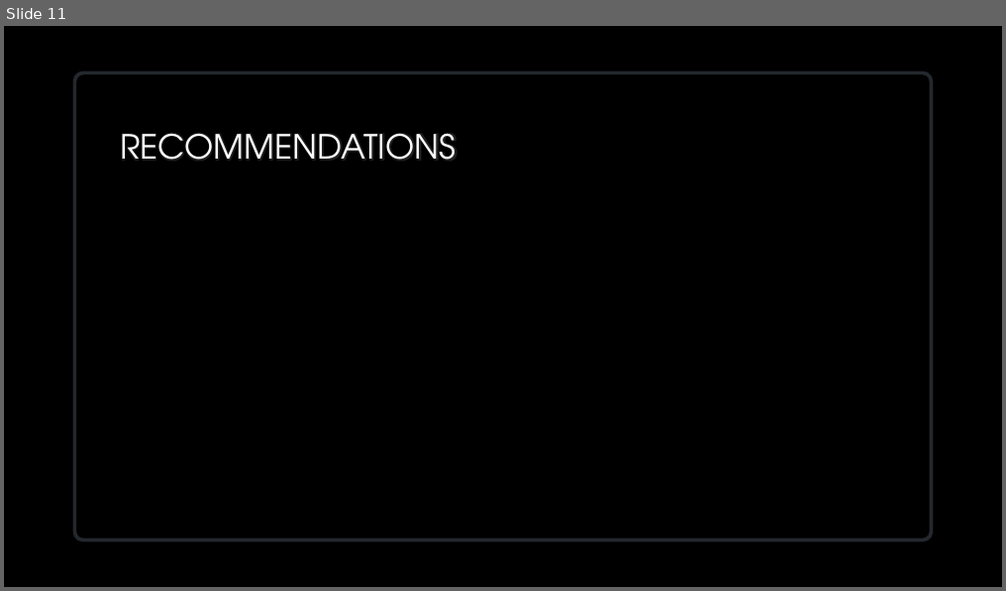
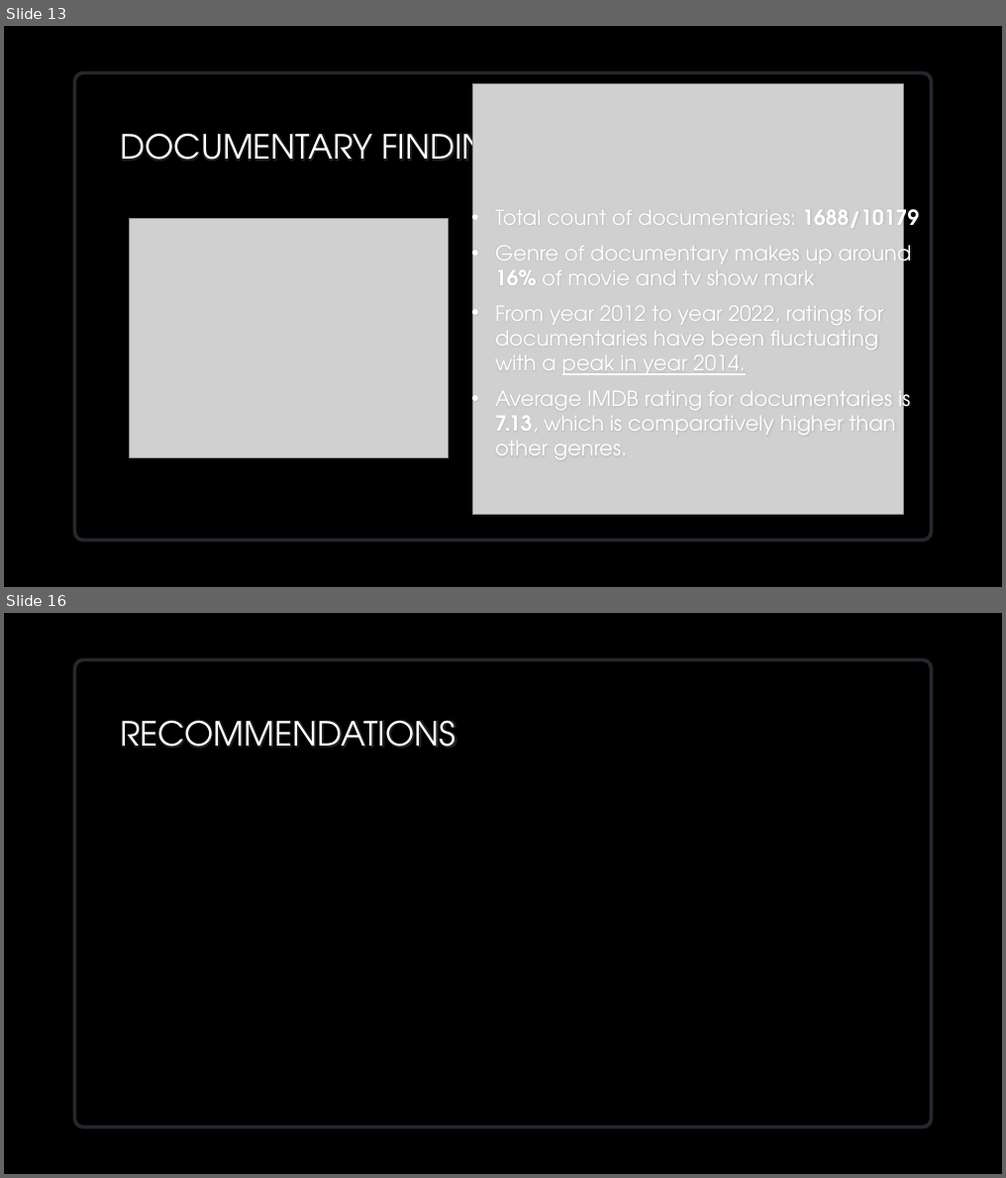
Before and after one commit to VedranaGATech/Project_1_Neflix_and_Chill, a slide deck: Group 1 Presentation 1.pptx. Shown one above the other, each under a label of ours: slide 11 before the commit, slides 13 and 16 after it; the slides between them are not shown. The pictures are 1006x591 and 1006x1178 pixels, drawn with LibreOffice and Linux fonts; fonts in the diff are those of the drawing; grey boxes stand for pictures; background and template pictures are left out. Boxes give left, top, right and bottom in pixels: in the first picture for what was removed or moved away, otherwise in the second. Text is boxed around its words. In the diff, an @@ line names an element or a change of style, - is before the commit and + after.

```diff
--- a/Group 1 Presentation 1.pptx
+++ b/Group 1 Presentation 1.pptx
@@ slide 13 added at box(4, 26, 1002, 587), background picture (left out) @@
@@ rounded rectangle added at box(74, 74, 931, 541), fill #000000, outline #282E35 3.5 pt @@
@@ picture added at box(472, 83, 904, 515) @@
@@ title added at box(120, 124, 533, 175), 32 pt, text gradient #FFFFFF to #A6A6A6 @@
+DOCUMENTARY FINDINGS
@@ text added at box(495, 202, 919, 460), 20 pt, text gradient #FFFFFF to #BFBFBF @@
+• Total count of documentaries: 1688/10179
+• Genre of documentary makes up around 16% of movie and tv show mark
+• From year 2012 to year 2022, ratings for documentaries have been fluctuating with a peak in year 2014.
+• Average IMDB rating for documentaries is 7.13, which is comparatively higher than other genres.
@@ picture added at box(129, 218, 448, 458) @@
@@ what was slide 11 is now slide 16 @@
```
Also in this commit, not shown: 6 slides changed, 8 other slides added, 4 slides removed, 4 other files.
